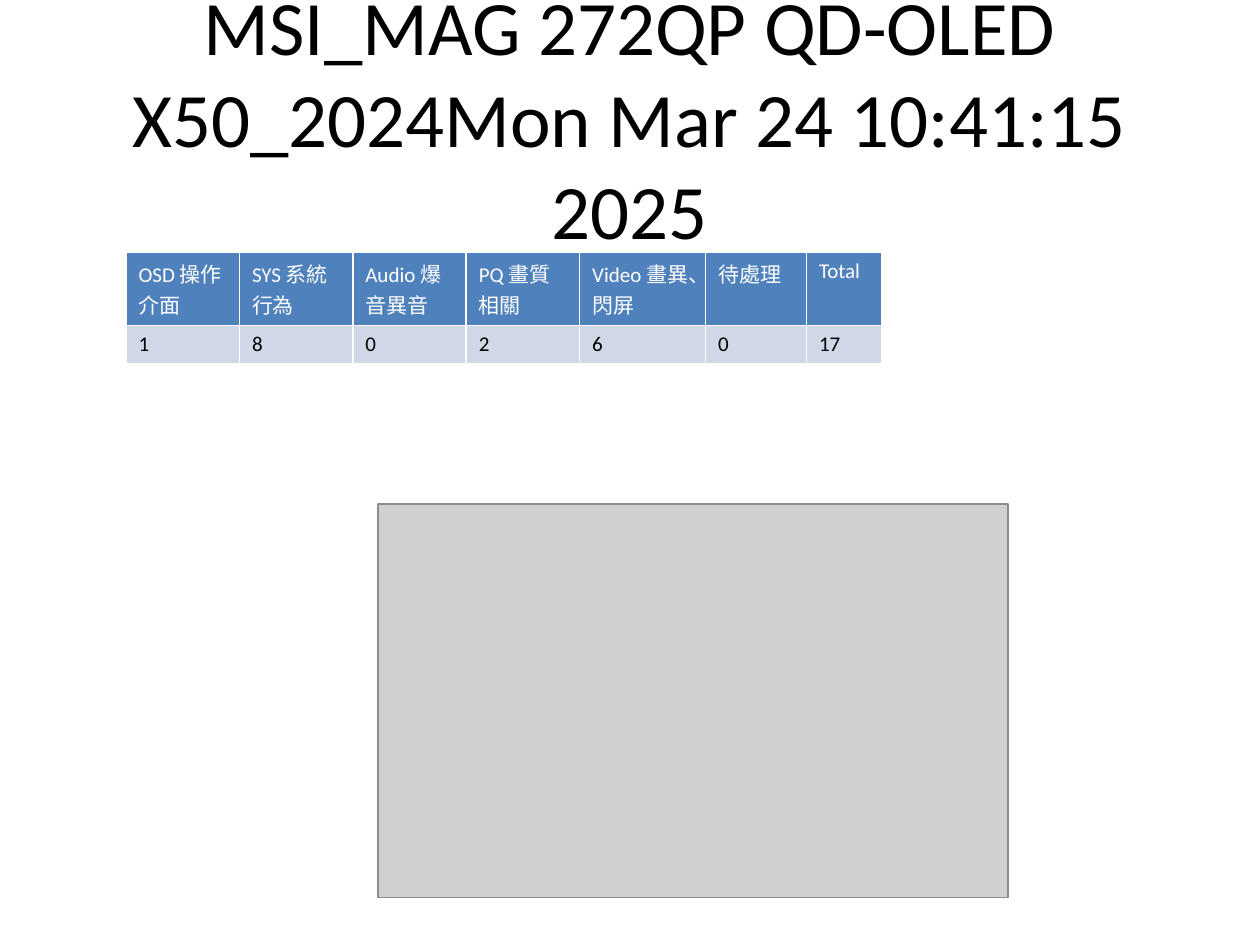
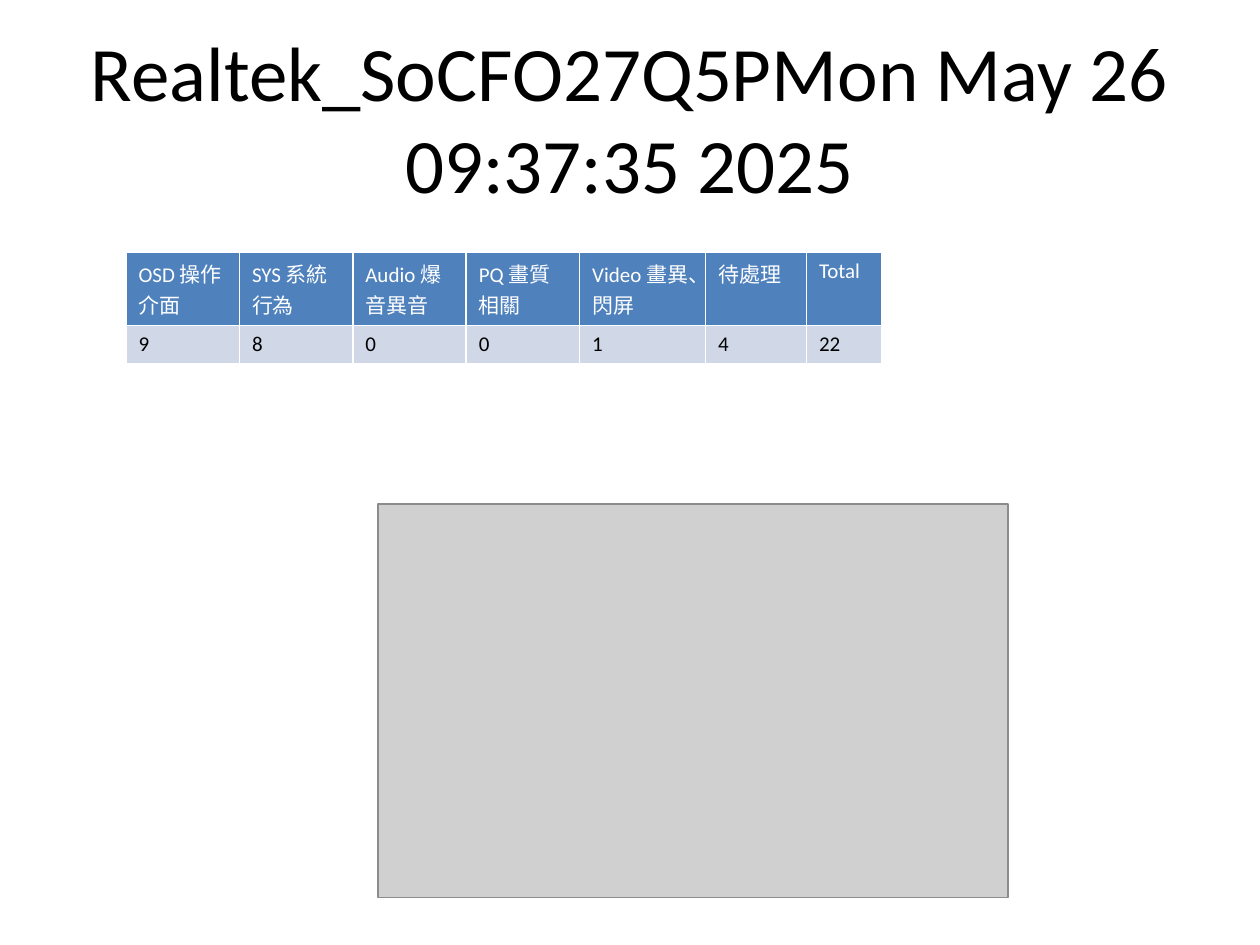
Before and after one commit to at-robert/Amt_work_platform, a slide deck: slide 2 of Jira/PPT/jira_npi.pptx (slide 4 before the commit). Drawn at 1260x945 pixels with LibreOffice and Linux fonts; fonts in the diff are those of the drawing; grey boxes stand for pictures. Boxes give left, top, right and bottom in pixels: in the first picture for what was removed or moved away, otherwise in the second. Text is boxed around its words. In the diff, an @@ line names an element or a change of style, - is before the commit and + after.

```diff
--- a/Jira/PPT/jira_npi.pptx
+++ b/Jira/PPT/jira_npi.pptx
@@ title at <box>91,47,1167,194</box>: text changed @@
-MSI_MAG 272QP QD-OLED X50_2024Mon Mar 24 10:41:15 2025
+Realtek_SoCFO27Q5PMon May 26 09:37:35 2025
@@ table at <box>126,252,882,355</box> @@
-row 2: 1 | 8 | 0 | 2 | 6 | 0 | 17
+row 2: 9 | 8 | 0 | 0 | 1 | 4 | 22
```
Also in this commit, not shown: 1 other slide changed, 5 slides removed, 3 other files.
